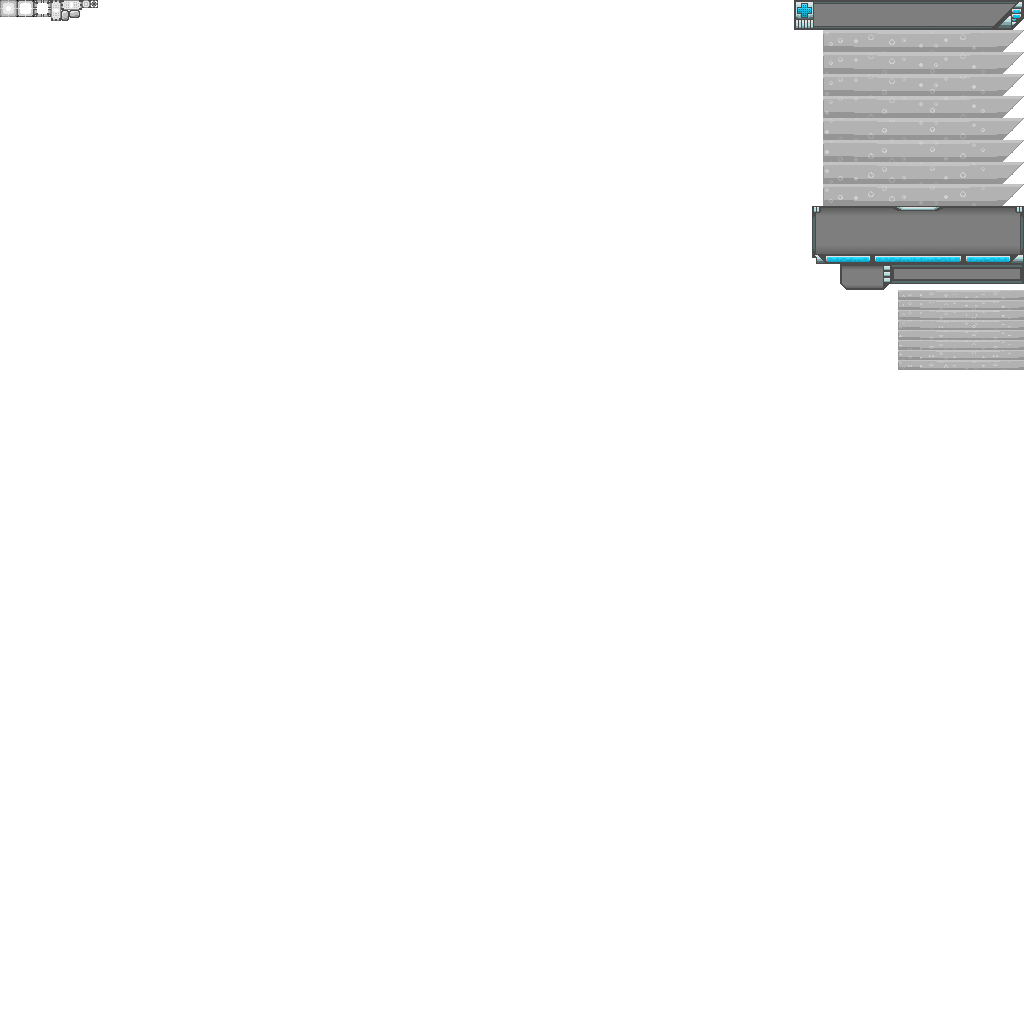
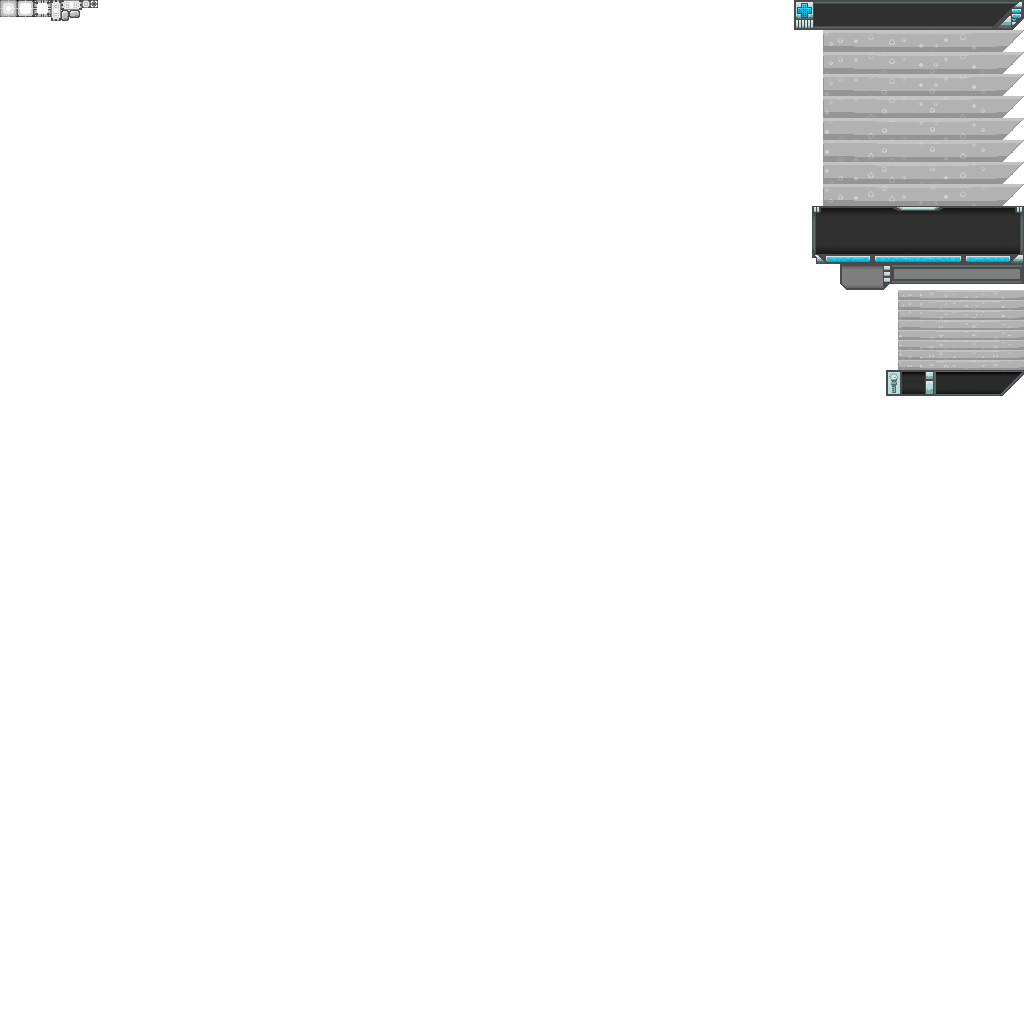
The second 1024 × 1024 image is a revision of the first. Changes to its layers:
added layer "Flare" above "Combo" over [886, 370, 1024, 396]
painted on "Points" over [816, 208, 1020, 254]
painted on "Health.Background" over [814, 4, 1015, 26]
